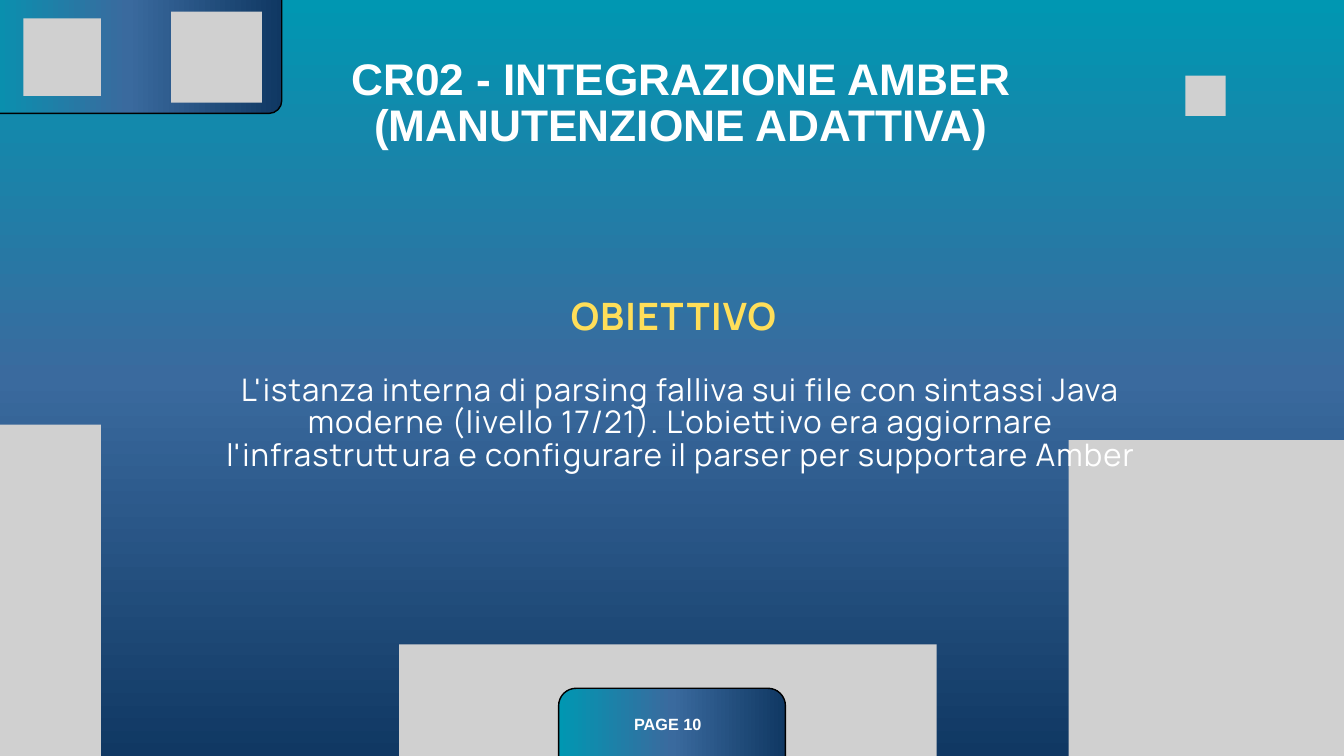
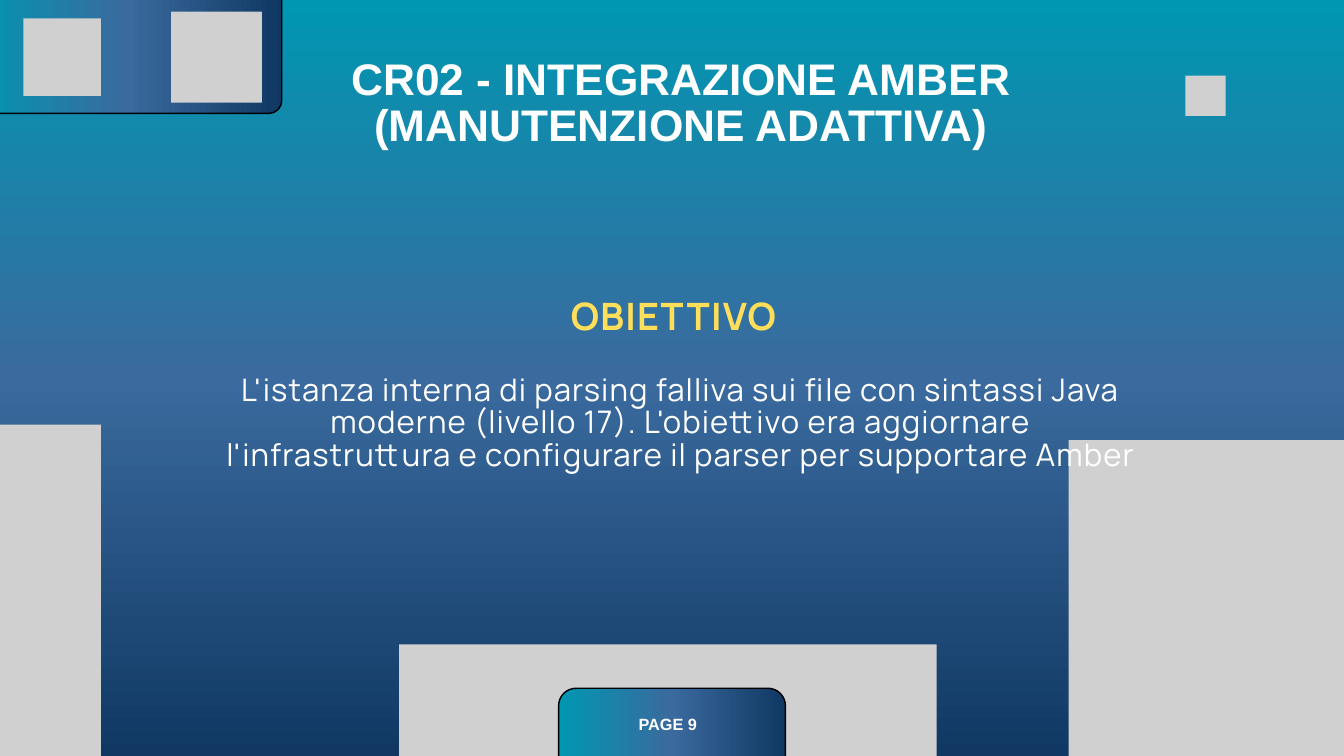
Before and after one commit to MikeCillo/junit-to-jmh, a slide deck: slide 9 of Green and Blue Futuristic Technology Computer Science Presentation (1).pptx (slide 10 before the commit). Drawn at 1344x756 pixels with LibreOffice and Linux fonts; fonts in the diff are those of the drawing; grey boxes stand for pictures. Boxes give left, top, right and bottom in pixels: in the first picture for what was removed or moved away, otherwise in the second. Text is boxed around its words. In the diff, an @@ line names an element or a change of style, - is before the commit and + after.

```diff
--- a/Green and Blue Futuristic Technology Computer Science Presentation (1).pptx
+++ b/Green and Blue Futuristic Technology Computer Science Presentation (1).pptx
@@ text at box(226, 378, 1134, 474): text changed @@
-L'istanza interna di parsing falliva sui file con sintassi Java moderne (livello 17/21). L'obiettivo era aggiornare l'infrastruttura e configurare il parser per supportare Amber
+L'istanza interna di parsing falliva sui file con sintassi Java moderne (livello 17). L'obiettivo era aggiornare l'infrastruttura e configurare il parser per supportare Amber
@@ text at box(639, 718, 697, 730): text changed @@
-PAGE 10
+PAGE 9
```
Also in this commit, not shown: 14 other slides changed, 1 slide removed.
